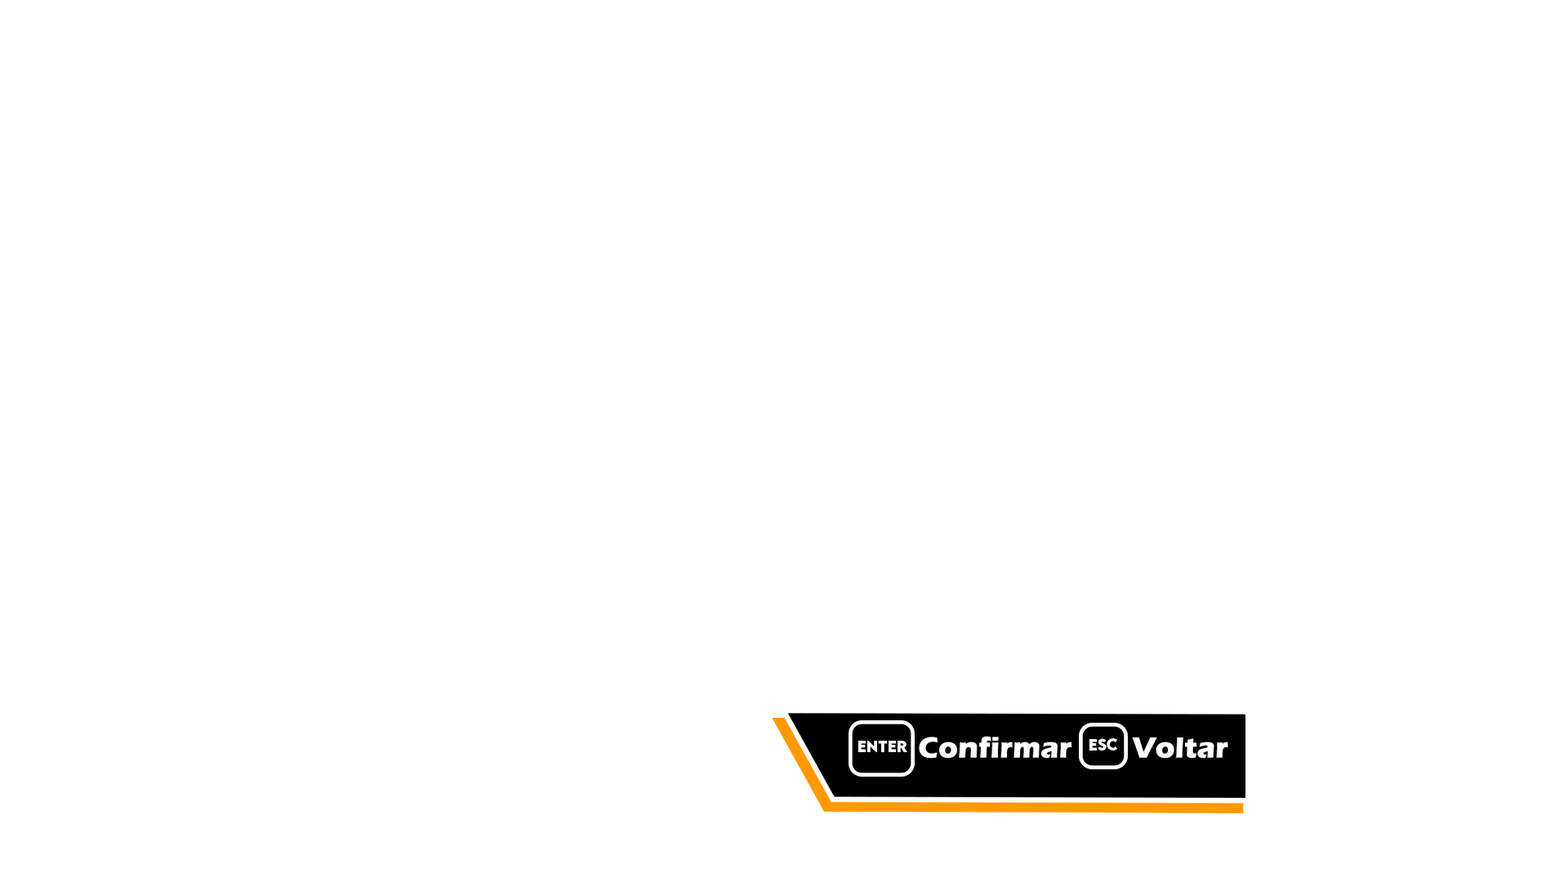
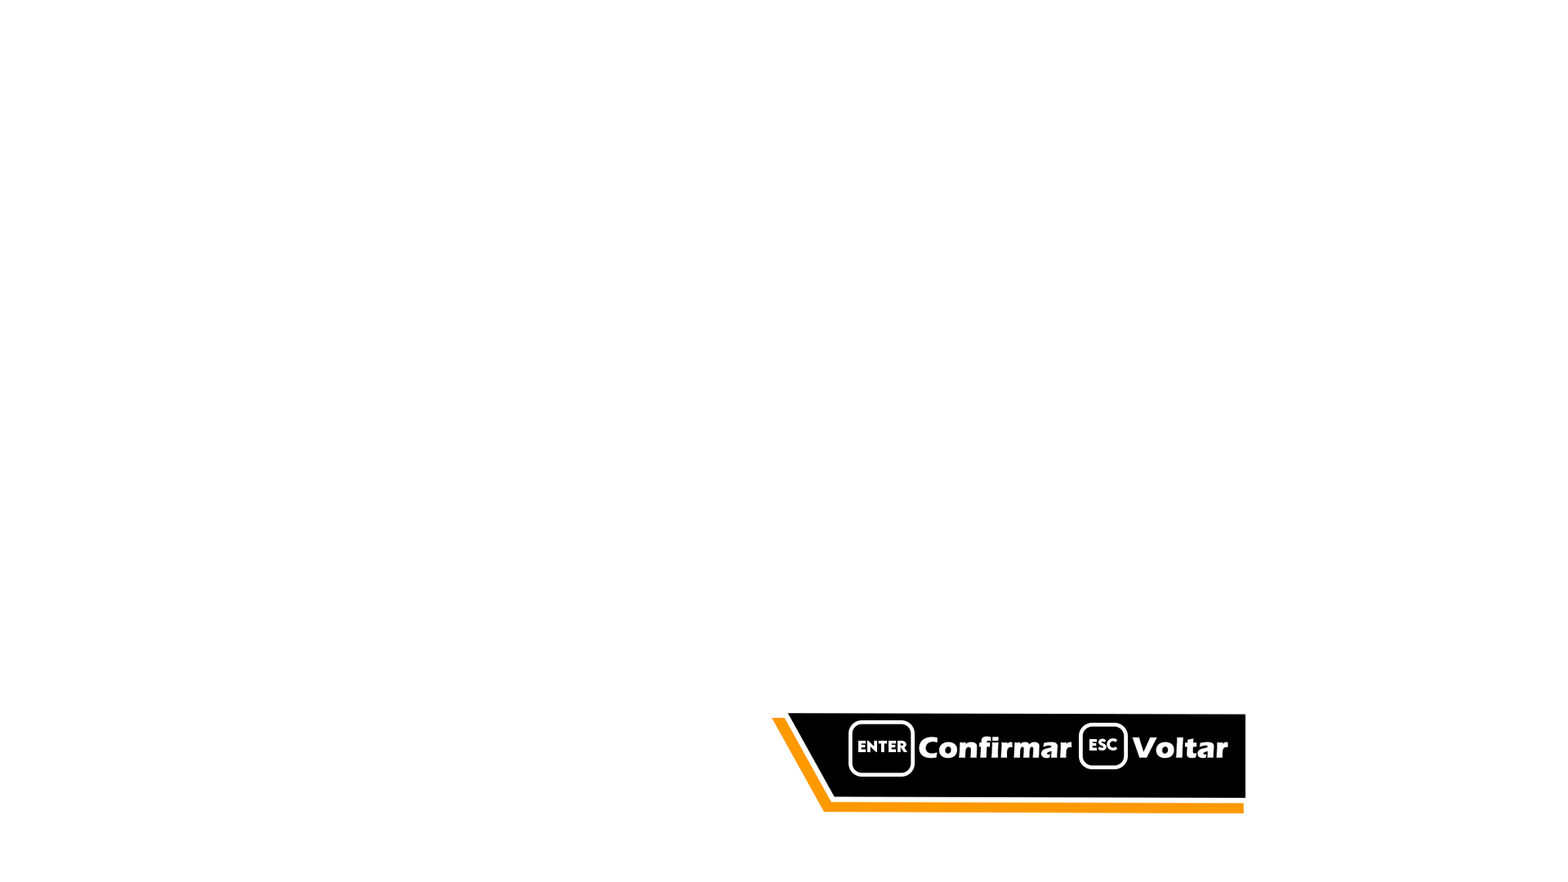
The second (1568, 882) image is a revision of the first. Changes to its layers:
painted on "botoões inferiores teclado" over [771, 717, 1244, 814]